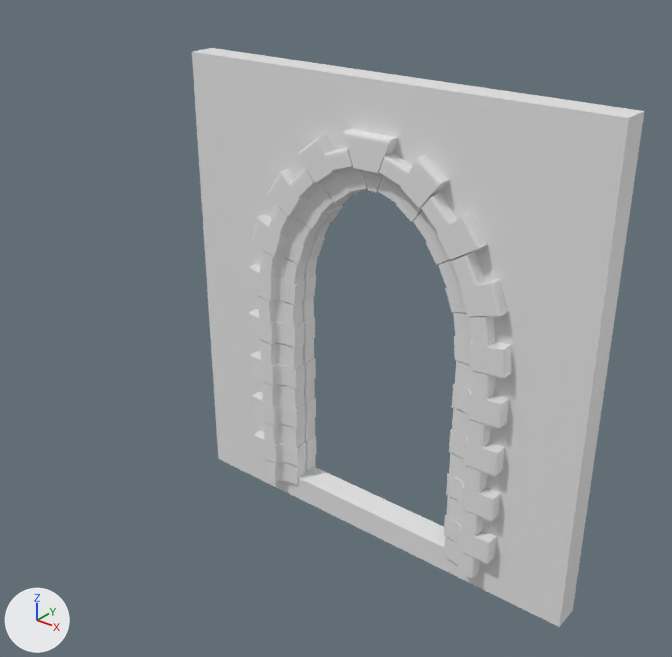
Before and after pictures for a commit that changed the Blender file Assets/Meshes/Front_Door.blend.
Before and after are seen from a camera (50 mm lens) standing at (6.24, -5.78, 5.38) and looking at (1.42, 0.25, 1.64). Lighting does not change. The marker at lower left points along +X, +Y and +Z.

Names of what the first picture shows: 'LOD_B_Front_Door 9400'.
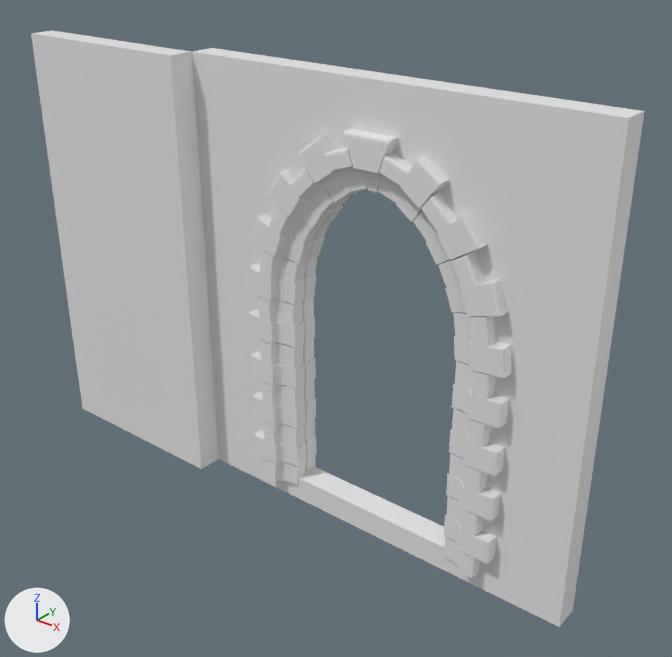
Changed parts and their boxes (x1, y1, x2, y2) in the pictures (672 x 657 px):
'LOD_A_Half_Wall', added
    after: (31, 30, 218, 469)

The change, as a diff of the scene's bpy script:
```diff
--- a/Assets/Meshes/Front_Door.blend.py
+++ b/Assets/Meshes/Front_Door.blend.py
@@ me_lod_a_half_wall @@
+me_lod_a_half_wall.from_pydata([(-2.0, 0.0, 0.0), (0.0, 0.0, 0.0), (-2.0, -0.25, 0.0), (0.0, -0.25, 0.0), (-2.0, 0.0, 4.0), (0.0, 0.0, 4.0), (-2.0, -0.25, 4.0), (0.0, -0.25, 4.0), (-2.0, 0.0, -0.25), (0.0, 0.0, -0.25), (-2.0, -0.25, -0.25), (0.0, -0.25, -0.25)], [], [(2, 0, 8, 10), (4, 6, 7, 5), (0, 4, 5, 1), (2, 6, 4, 0), (3, 7, 6, 2), (1, 5, 7, 3), (8, 9, 11, 10), (3, 2, 10, 11), (1, 3, 11, 9), (0, 1, 9, 8)])
+me_lod_a_half_wall.materials.append(mat_bricks)
@@ ob_lod_a_half_wall @@
+ob_lod_a_half_wall = bpy.data.objects.new('LOD_A_Half_Wall', me_lod_a_half_wall)
+ob_lod_a_half_wall.location = (0.0, 0.0, 0.0)
```
